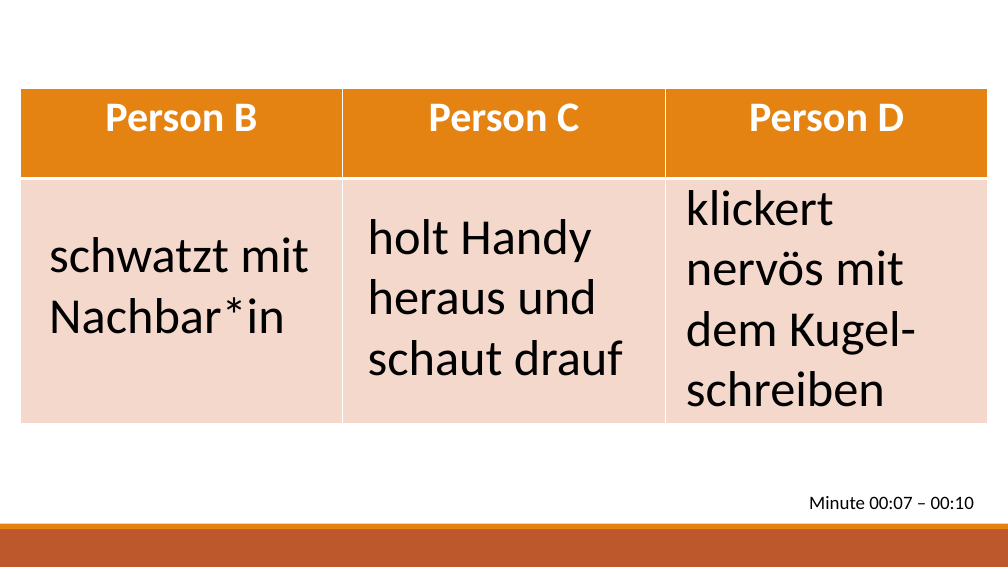
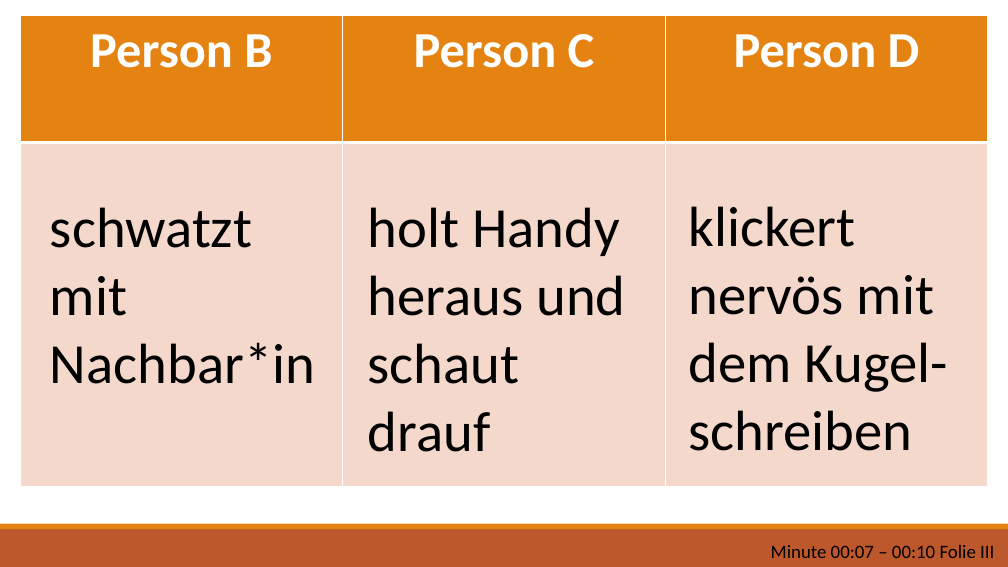
Before and after one commit to ginaamri/Mandy-PhD, a slide deck: slide 7 of studies/labor study_A/script_labpilotpersonA.pptx. Drawn at 1008x567 pixels with LibreOffice and Linux fonts; fonts in the diff are those of the drawing. Boxes give left, top, right and bottom in pixels: in the first picture for what was removed or moved away, otherwise in the second. Text is boxed around its words. In the diff, an @@ line names an element or a change of style, - is before the commit and + after.

```diff
--- a/studies/labor study_A/script_labpilotpersonA.pptx
+++ b/studies/labor study_A/script_labpilotpersonA.pptx
@@ table at [20, 16, 989, 487] @@
@@ size 40 to 48 pt @@
@@ table: place and size @@
-table at [20, 88, 989, 423]
+table at [20, 16, 989, 487]
@@ text "schwatzt mit Nachbar*in": place and size @@
-text "schwatzt mit Nachbar*in" at [49, 237, 309, 334]
+text "schwatzt mit Nachbar*in" at [50, 207, 315, 384]
@@ size 48 to 54 pt in 3 elements at [50, 207, 315, 384], [689, 206, 948, 451], [368, 207, 625, 452] @@
@@ text "holt Handy heraus und schaut ...": place and size @@
-text "holt Handy heraus und schaut ..." at [368, 219, 623, 376]
+text "holt Handy heraus und schaut ..." at [368, 207, 625, 452]
@@ text "klickert nervös mit dem Kugel-schreiben": place and size @@
-text "klickert nervös mit dem Kugel-schreiben" at [686, 190, 916, 407]
+text "klickert nervös mit dem Kugel-schreiben" at [689, 206, 948, 451]
@@ text at [771, 545, 994, 558]: text changed @@
-Minute 00:07 – 00:10
+Minute 00:07 – 00:10 Folie III
```
Also in this commit, not shown: 3 other slides changed, 1 slide added, 1 slide removed, 5 other files.
